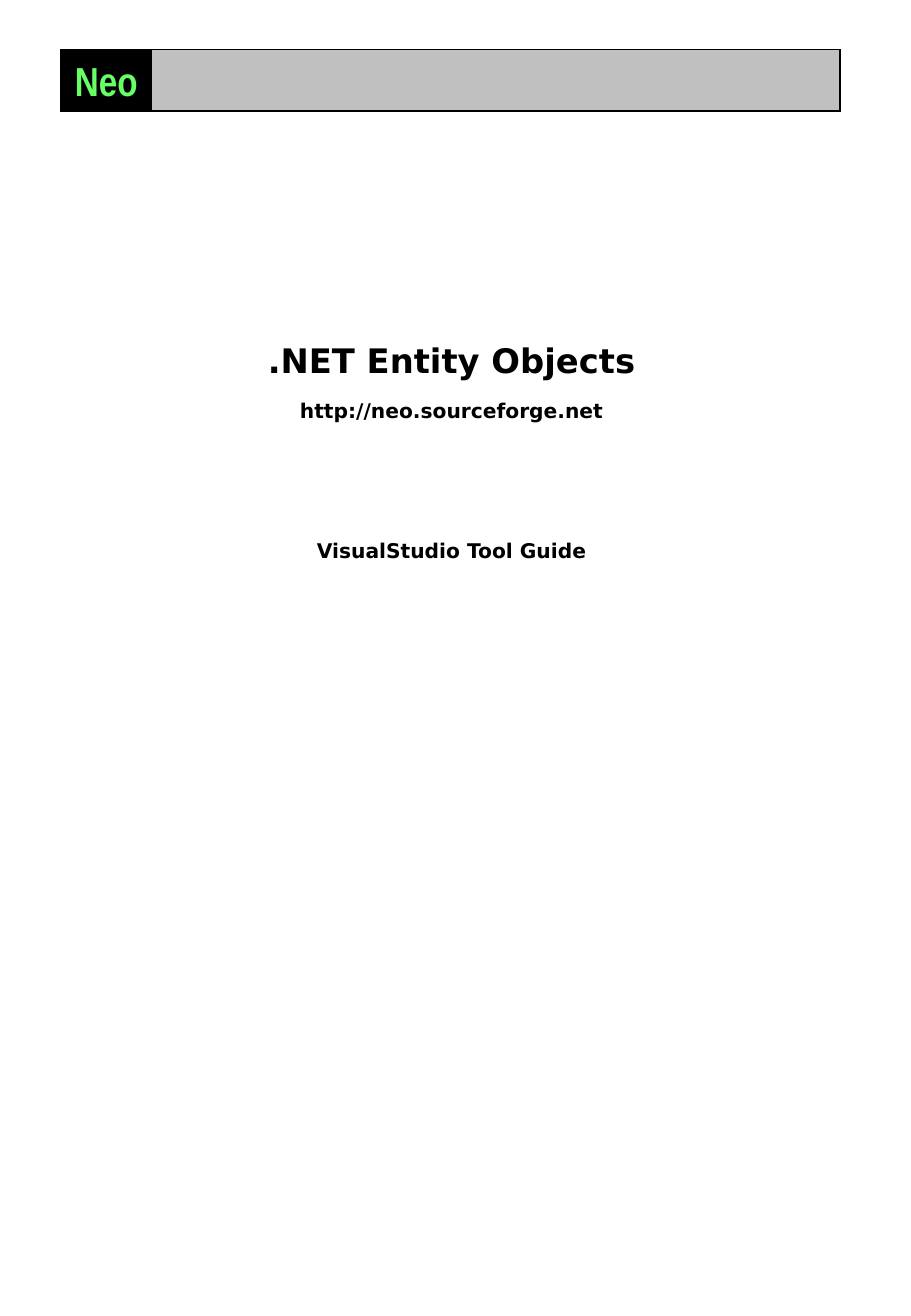
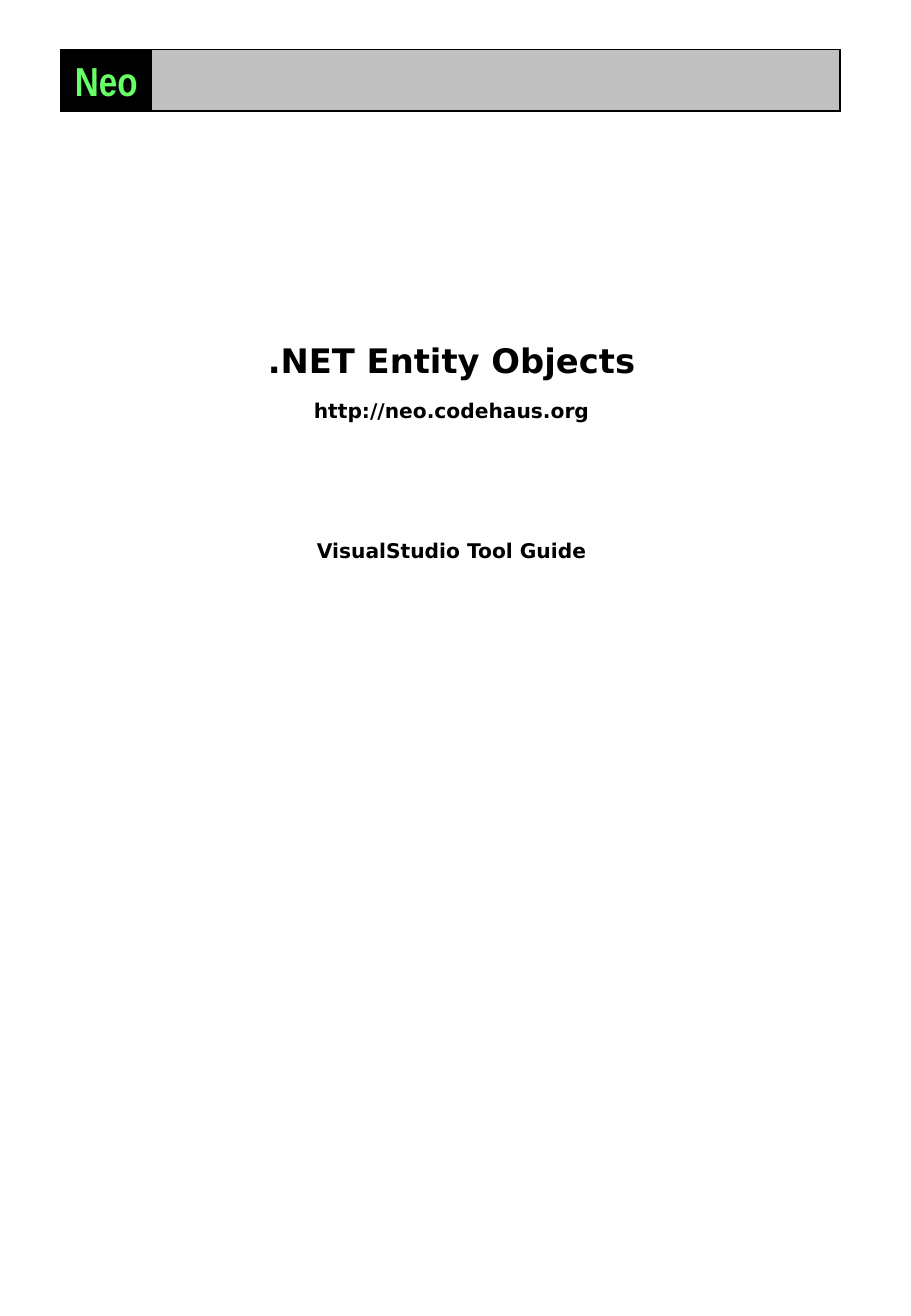
Before and after one commit to codehaus/neo, a slide deck: slide 1 of neo/docs/Neo_VsTool_Guide.ppt. Drawn at 911x1316 pixels with LibreOffice and Linux fonts; fonts in the diff are those of the drawing. Boxes give left, top, right and bottom in pixels: in the first picture for what was removed or moved away, otherwise in the second. Text is boxed around its words. In the diff, an @@ line names an element or a change of style, - is before the commit and + after.

Commit message:
Fixed project URL.

```diff
--- a/neo/docs/Neo_VsTool_Guide.ppt
+++ b/neo/docs/Neo_VsTool_Guide.ppt
@@ text at [314, 402, 589, 423]: text changed @@
-http://neo.sourceforge.net
+http://neo.codehaus.org
```
